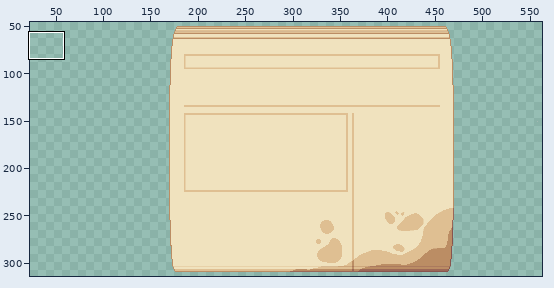
A pixel-art file gets an edit: Personal_Roberto/ASEPRITE/5. Menú/Documentos.aseprite. The picture above shows the old version from afar; the outline marks the close-up.
Close-up. First the earlier version:
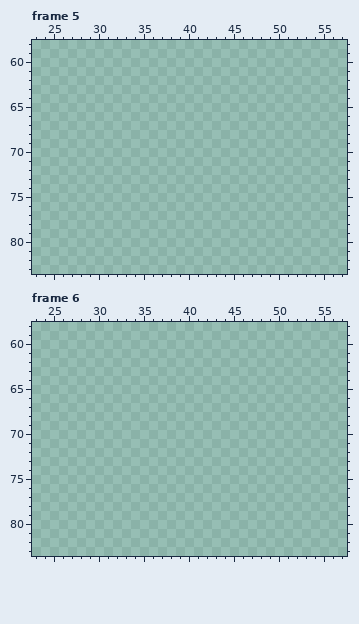
640x360 pixels, 6 frames. Shown: frame 5: x 23..57, y 58..83; frame 6: x 23..57, y 58..83. The wide view leaves out empty margins. The commit also changed other frames or places, which this record leaves out.
After the commit:
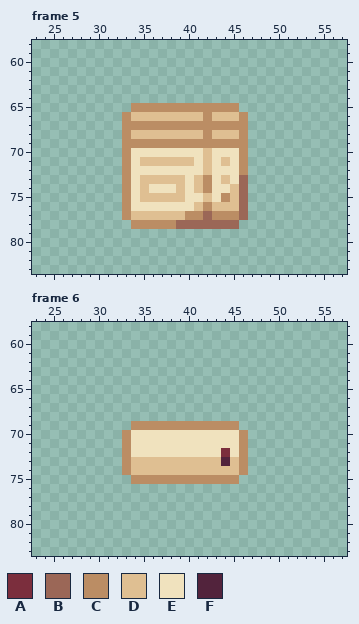
Palette (. is transparent): A #7b2e3d  B #9b6757  C #bb8d64  D #dfbf92  E #f0e2be  F #52233c
Difference:
--- frame 5, layer "Periodico/Sucio"
@@ x 31..48 @@
 64 ..................
-65 ..................
-66 ..................
-67 ..................
-68 ..................
-69 ..................
-70 ..................
-71 ..................
-72 ..................
-73 ..................
-74 ..................
-75 ..................
-76 ..................
-77 ..................
-78 ..................
+65 ...CCCCCCCCCCCC...
+66 ..CDDDDDDDDCDDDC..
+67 ..CCCCCCCCCCCCCC..
+68 ..CDDDDDDDDCDDDC..
+69 ..CCCCCCCCCCCCCC..
+70 ..CEEEEEEEEDEEEC..
+71 ..CEDDDDDDEDEDEC..
+72 ..CEEEEEEEEDEEEC..
+73 ..CEDDDDDEDCEDEB..
+74 ..CEDEEEDEDCEEDB..
+75 ..CEDDDDDEEDECDB..
+76 ..CEEEEEEEDCDDDB..
+77 ..CDDDDDDCCBCCCB..
+78 ...CCCCCBBBBBBB...
 79 ..................
--- frame 6, layer "Post-It"
@@ x 31..48 @@
 68 ..................
-69 ..................
-70 ..................
-71 ..................
-72 ..................
-73 ..................
-74 ..................
-75 ..................
+69 ...CCCCCCCCCCCC...
+70 ..CEEEEEEEEEEEEC..
+71 ..CEEEEEEEEEEEEC..
+72 ..CEEEEEEEEEEAEC..
+73 ..CDDDDDDDDDDFDC..
+74 ..CDDDDDDDDDDDDC..
+75 ...CCCCCCCCCCCC...
 76 ..................
